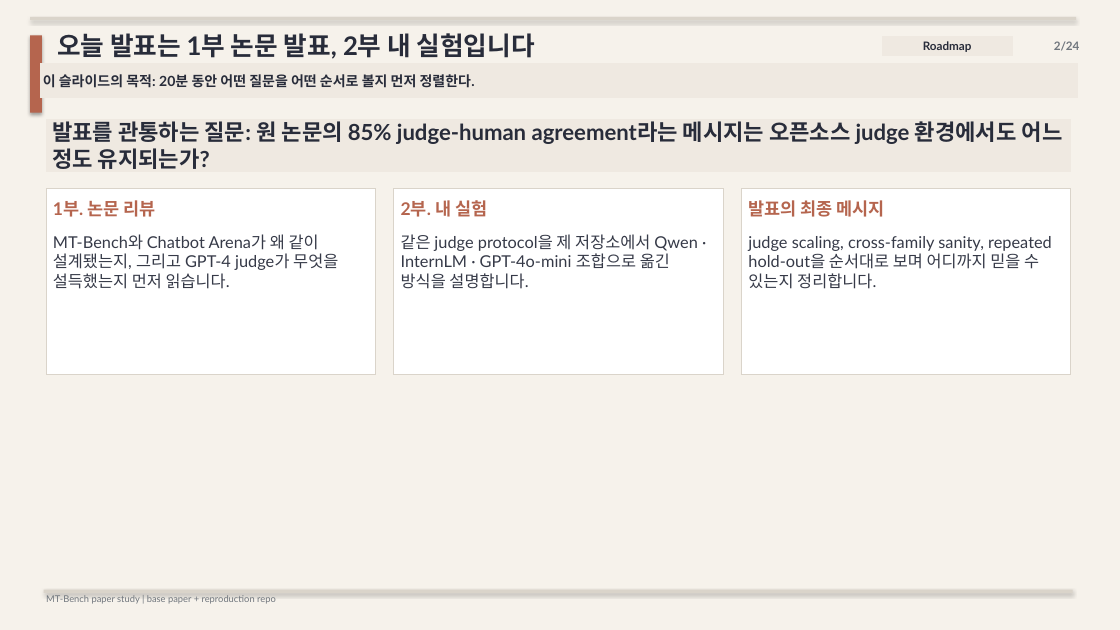
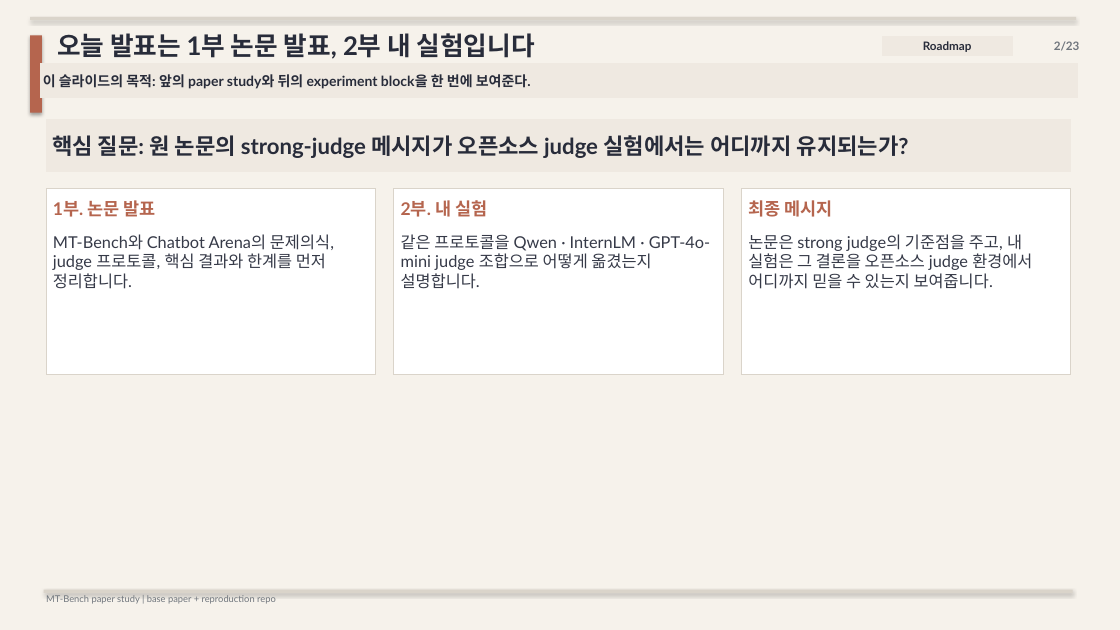
Before and after one commit to kook222/mt_bench_repro, a slide deck: slide 2 of presentation/mt_bench_paper_study.pptx. Drawn at 1120x630 pixels with LibreOffice and Linux fonts; fonts in the diff are those of the drawing. Boxes give left, top, right and bottom in pixels: in the first picture for what was removed or moved away, otherwise in the second. Text is boxed around its words. In the diff, an @@ line names an element or a change of style, - is before the commit and + after.

Commit message:
add experiment section after paper-study deck

```diff
--- a/presentation/mt_bench_paper_study.pptx
+++ b/presentation/mt_bench_paper_study.pptx
@@ text at [1054, 41, 1080, 51]: text changed @@
-2/24
+2/23
@@ text in rectangle at [43, 74, 531, 89]: text changed @@
-이 슬라이드의 목적: 20분 동안 어떤 질문을 어떤 순서로 볼지 먼저 정렬한다.
+이 슬라이드의 목적: 앞의 paper study와 뒤의 experiment block을 한 번에 보여준다.
@@ text in rectangle at [52, 135, 909, 158]: text changed @@
-발표를 관통하는 질문: 원 논문의 85% judge-human agreement라는 메시지는 오픈소스 judge 환경에서도 어느 정도 유지되는가?
+핵심 질문: 원 논문의 strong-judge 메시지가 오픈소스 judge 실험에서는 어디까지 유지되는가?
@@ text at [53, 200, 156, 217]: text changed @@
-1부. 논문 리뷰
+1부. 논문 발표
@@ text at [748, 200, 833, 217]: text changed @@
-발표의 최종 메시지
+최종 메시지
@@ text at [53, 234, 334, 289]: text changed @@
-MT-Bench와 Chatbot Arena가 왜 같이 설계됐는지, 그리고 GPT-4 judge가 무엇을 설득했는지 먼저 읽습니다.
+MT-Bench와 Chatbot Arena의 문제의식, judge 프로토콜, 핵심 결과와 한계를 먼저 정리합니다.
@@ text at [401, 234, 710, 289]: text changed @@
-같은 judge protocol을 제 저장소에서 Qwen · InternLM · GPT-4o-mini 조합으로 옮긴 방식을 설명합니다.
+같은 프로토콜을 Qwen · InternLM · GPT-4o-mini judge 조합으로 어떻게 옮겼는지 설명합니다.
@@ text at [748, 234, 1032, 289]: text changed @@
-judge scaling, cross-family sanity, repeated hold-out을 순서대로 보며 어디까지 믿을 수 있는지 정리합니다.
+논문은 strong judge의 기준점을 주고, 내 실험은 그 결론을 오픈소스 judge 환경에서 어디까지 믿을 수 있는지 보여줍니다.
```
Also in this commit, not shown: 21 other slides changed, 1 slide added, 2 slides removed, 3 other files.
